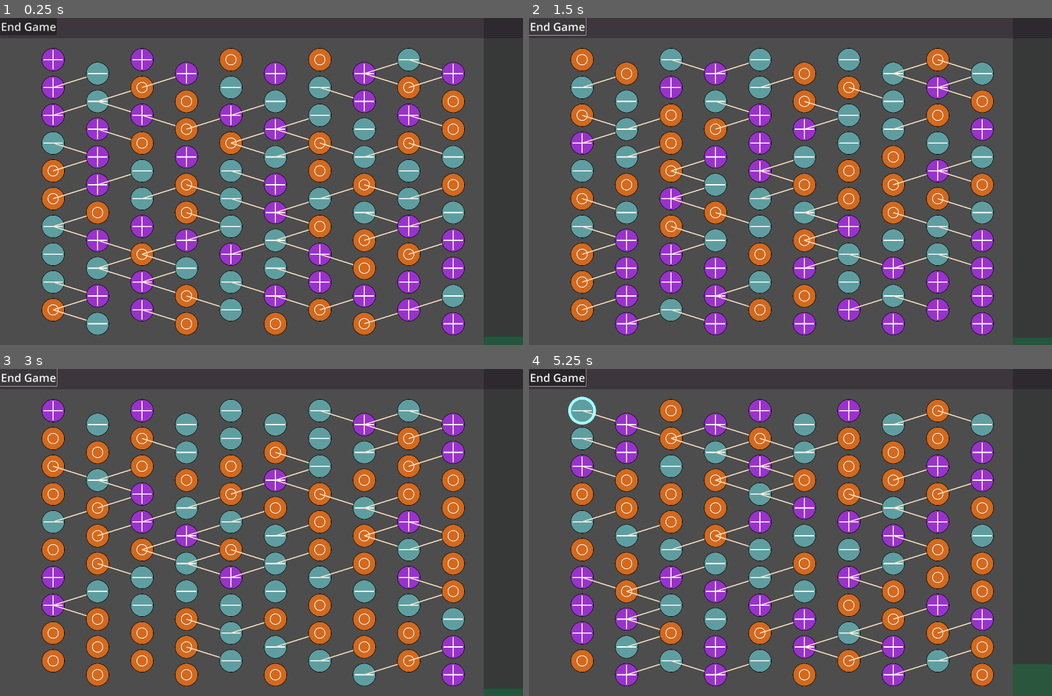
Above: before the commit, frames 1-4 (two rows, left to right).
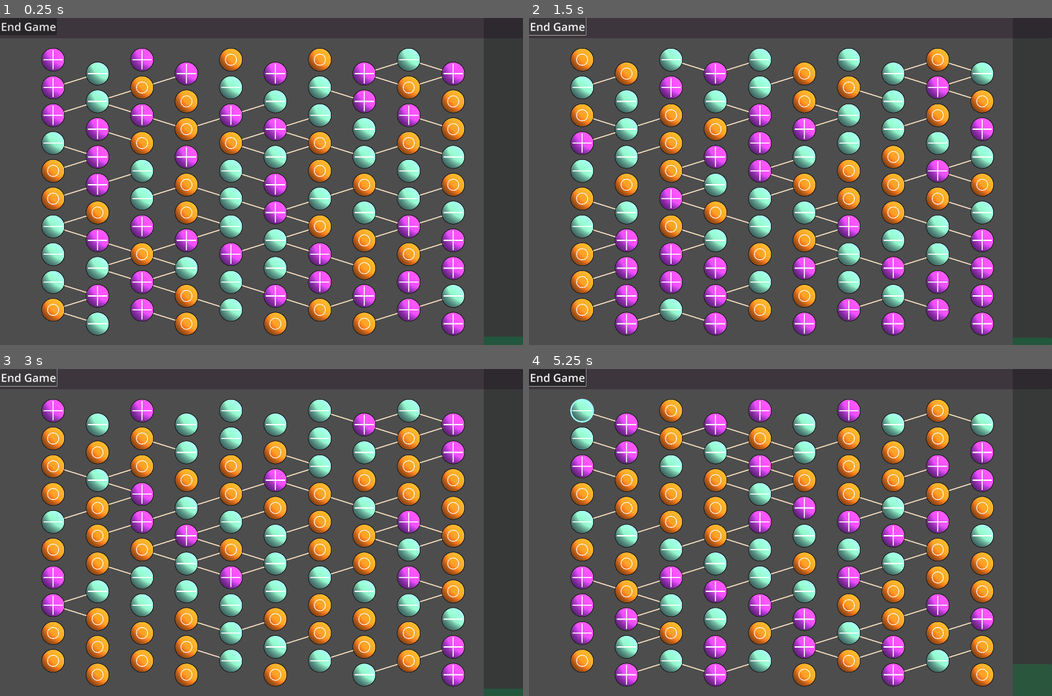
Above: after the commit, the same moments.

Repository: AKKamath/orb-game
Game: Godot game, scene res://main.tscn
The game is run twice, just before and just after one commit, with the same random seed, the same clock (stepped at 60 frames per second) and the same inputs.
Inputs (mouse positions are in pixels of both pictures, inside the frame that each line leads up to):
- Up to frame 1 (0.25 s): no input
- Up to frame 2 (1.5 s): click "End Game" at 0.5 s; click "Start Game" at 1.25 s
- Up to frame 3 (3 s): click "End Game" at 2 s; click "Start Game" at 2.75 s
- Up to frame 4 (5.25 s): click "End Game" at 3.5 s; click "Start Game" at 4.25 s; drag from (581, 411) to (581, 493) at 5.02 s

The runs differ from the first frame. In frame 1, 21% of the frame differs, in the area x 7-89%, y 9-98%; in frame 2, 21%; in frame 3, 21%; in frame 4, 21%, in the area x 7-89%, y 8-98%.

Commit message:
Adjust orb speeds and add lighting

Diff:
--- a/main.gd
+++ b/main.gd
@@ -267,7 +267,7 @@
 		var index = Vector2i(0, row)
 		roundScore += orbDict[index].type - 1
 		orbDict[index].dest.x = orbDict[index].position.x
-		orbDict[index].SPEED = 1000
+		orbDict[index].SPEED = 2000
 		orbDict[index].disconnect_all()
 
 	# Move final column based on score
--- a/orb.gd
+++ b/orb.gd
@@ -6,6 +6,9 @@
 @export var index : Vector2i
 @export var SPEED : int = 200
 @export var burned : bool = false
+
+const BASE_SPEED = 300
+const SWAP_SPEED = 1000
 
 var TYPE_COLOR = {
 	0 : Color.CADET_BLUE,
@@ -17,13 +20,30 @@
 var highlighted = false
 var connectedOrbs = {}
 
+var connectedLines = {}
+
 func connect_orb(orb):
 	#print("Connected ", index, " to ", orb.index)
 	connectedOrbs[orb] = orb
+	if(orb.type != type and dest.x > orb.dest.x):
+		if(can_swap(orb)):
+			var line = Line2D.new()
+			line.hide()
+			line.add_point(Vector2.ZERO)
+			line.add_point(orb.dest - dest)
+			line.set_default_color(Color.BISQUE)
+			line.set_width(5)
+			line.z_index = -2
+			line.set_light_mask(9)
+			add_child(line)
+			connectedLines[orb] = line
 	queue_redraw()
 
 func disconnect_orb(orb) -> void:
 	print(orb.index)
+	if orb in connectedLines:
+		connectedLines[orb].queue_free()
+		connectedLines.erase(orb)
 	if orb in connectedOrbs:
 		#print(index, "Disconnected", orb.index)
 		connectedOrbs.erase(orb)
@@ -31,6 +51,9 @@
 	pass # Replace with function body.
 
 func disconnect_all():
+	for orb in connectedLines:
+		connectedLines[orb].queue_free()
+	connectedLines.clear()
 	connectedOrbs.clear()
 	queue_redraw()
 
@@ -40,7 +63,23 @@
 	if dest == null:
 		dest = position
 	highlighted = false
-	SPEED = get_viewport().size.x * 0.2
+	SPEED = BASE_SPEED#get_viewport().size.x * 0.2
+
+	# Init sizes
+	$CollisionShape2D.shape.radius = radius
+	$MeshInstance2D.scale.x = radius * 2 * 0.8
+	$MeshInstance2D.scale.y = radius * 2 * 0.8
+	$PointLight2D.scale.x = radius * 2 * 0.8 / 64
+	$PointLight2D.scale.y = radius * 2 * 0.8 / 64
+	$PointLight2D2.scale.x = radius * 2 * 0.8 / 64
+	$PointLight2D2.scale.y = radius * 2 * 0.8 / 64
+
+	'''
+	if burned:
+		draw_circle(Vector2.ZERO, radius * 0.8, TYPE_COLOR[type].darkened(0.6))
+	else:
+		draw_circle(Vector2.ZERO, radius * 0.8, TYPE_COLOR[type])
+	'''
 	pass # Replace with function body.
 
 func can_swap(orb):
@@ -54,29 +93,33 @@
 	if(position == dest):
 		for orb in connectedOrbs:
 			if(orb.type != type and dest.x > orb.dest.x):
-				if(can_swap(orb) and orb.dest.y < dest.y):
-					draw_line(Vector2.ZERO, orb.dest - dest, Color.BISQUE, 5)
-				elif(can_swap(orb) and orb.dest.y > dest.y):
-					draw_line(Vector2.ZERO, orb.dest - dest, Color.BISQUE, 5)
+				if(can_swap(orb)):
+					connectedLines[orb].show()
+					pass
+					#draw_line(Vector2.ZERO, orb.dest - dest, Color.BISQUE, 5)
+				#elif(can_swap(orb) and ):
+				#	draw_line(Vector2.ZERO, orb.dest - dest, Color.BISQUE, 5)
+
 	if highlighted:
-		draw_circle(Vector2.ZERO, radius, TYPE_COLOR[type].darkened(-0.7))
+		draw_circle(Vector2.ZERO, radius * 0.8, TYPE_COLOR[type].darkened(-0.7), false, radius * 0.1)
 	else:
-		draw_circle(Vector2.ZERO, radius * 0.8 + 2, Color.BLACK)
+		draw_circle(Vector2.ZERO, radius * 0.8 + 2, Color.BLACK, false, 2)
+
 	if burned:
-		draw_circle(Vector2.ZERO, radius * 0.8, TYPE_COLOR[type].darkened(0.6))
+		$MeshInstance2D.texture.gradient.set_color(0, TYPE_COLOR[type].darkened(0.6))
+		#draw_circle(Vector2.ZERO, radius * 0.8, TYPE_COLOR[type].darkened(0.6))
 	else:
-		draw_circle(Vector2.ZERO, radius * 0.8, TYPE_COLOR[type])
+		$MeshInstance2D.texture.gradient.set_color(0, TYPE_COLOR[type])
+		#draw_circle(Vector2.ZERO, radius * 0.8, TYPE_COLOR[type])
+
 	# Draw +
 	if(type == 2 and !burned):
 		draw_line(Vector2.ZERO - subValX, Vector2.ZERO + subValX, Color.WHITE, 5)
 		draw_line(Vector2.ZERO - subValY, Vector2.ZERO + subValY, Color.WHITE, 5)
 	elif type == 1:
-		draw_circle(Vector2.ZERO, radius * 0.4, Color.WHITE)
-		draw_circle(Vector2.ZERO, radius * 0.35, TYPE_COLOR[type])
+		draw_circle(Vector2.ZERO, radius * 0.4, Color.WHITE, false, radius * 0.05)
 	elif type == 0 or burned:
 		draw_line(Vector2.ZERO - subValX, Vector2.ZERO + subValX, Color.WHITE, 5)
-
-	$CollisionShape2D.shape.radius = radius
 
 func swap(node):
 	#Swap node positions
@@ -97,12 +140,16 @@
 	node.disconnect_all()
 	node.queue_redraw()
 
+	node.SPEED = SWAP_SPEED
+	SPEED = SWAP_SPEED
+
 # Called every frame. 'delta' is the elapsed time since the previous frame.
 func _process(delta: float) -> void:
 	if position != dest:
 		if(abs(position.distance_to(dest)) < abs(SPEED * delta)):
 			position = dest
 			queue_redraw()
+			SPEED = BASE_SPEED
 		else:
 			position += position.direction_to(dest) * SPEED * delta
 	pass
--- a/orb.tscn
+++ b/orb.tscn
@@ -1,20 +1,67 @@
-[gd_scene load_steps=3 format=3 uid="uid://cefkthik5xabh"]
+[gd_scene load_steps=10 format=3 uid="uid://cefkthik5xabh"]
 
 [ext_resource type="Script" path="res://orb.gd" id="1_68io8"]
 
 [sub_resource type="CircleShape2D" id="CircleShape2D_x4aft"]
 radius = 15.0
 
+[sub_resource type="Gradient" id="Gradient_3tnbf"]
+offsets = PackedFloat32Array(0.522727, 1)
+colors = PackedColorArray(0.999998, 0.99936, 0.722214, 1, 0.12549, 0.12549, 0.12549, 0)
+
+[sub_resource type="GradientTexture2D" id="GradientTexture2D_7thgw"]
+gradient = SubResource("Gradient_3tnbf")
+fill = 1
+fill_from = Vector2(1, 0)
+fill_to = Vector2(0, 1)
+
+[sub_resource type="Gradient" id="Gradient_pro67"]
+offsets = PackedFloat32Array(0.308442, 1)
+colors = PackedColorArray(0.47788, 0.47788, 0.47788, 1, 1, 1, 1, 0)
+
+[sub_resource type="GradientTexture2D" id="GradientTexture2D_yhwu5"]
+gradient = SubResource("Gradient_pro67")
+fill = 1
+fill_from = Vector2(0, 1)
+
+[sub_resource type="SphereMesh" id="SphereMesh_bl1t7"]
+
+[sub_resource type="Gradient" id="Gradient_pv2ln"]
+resource_local_to_scene = true
+offsets = PackedFloat32Array(1)
+colors = PackedColorArray(1, 1, 0.427451, 0.686275)
+
+[sub_resource type="GradientTexture2D" id="GradientTexture2D_wxqe8"]
+resource_local_to_scene = true
+gradient = SubResource("Gradient_pv2ln")
+fill = 1
+fill_from = Vector2(0.915138, 0.0733945)
+
 [node name="orb" type="Area2D"]
-position = Vector2(189, 107)
+position = Vector2(252, 134)
 script = ExtResource("1_68io8")
 radius = 50
 
 [node name="CollisionShape2D" type="CollisionShape2D" parent="."]
 shape = SubResource("CircleShape2D_x4aft")
-metadata/_edit_group_ = true
 
 [node name="VisibleOnScreenEnabler2D" type="VisibleOnScreenEnabler2D" parent="."]
+
+[node name="PointLight2D" type="PointLight2D" parent="."]
+range_item_cull_mask = 256
+texture = SubResource("GradientTexture2D_7thgw")
+
+[node name="PointLight2D2" type="PointLight2D" parent="."]
+blend_mode = 1
+range_item_cull_mask = 256
+texture = SubResource("GradientTexture2D_yhwu5")
+
+[node name="MeshInstance2D" type="MeshInstance2D" parent="."]
+light_mask = 257
+z_index = -1
+scale = Vector2(64, 64)
+mesh = SubResource("SphereMesh_bl1t7")
+texture = SubResource("GradientTexture2D_wxqe8")
 
 [connection signal="input_event" from="." to="." method="_on_input_event"]
 [connection signal="mouse_entered" from="." to="." method="_on_mouse_entered"]
Not shown, changed: .DS_Store
